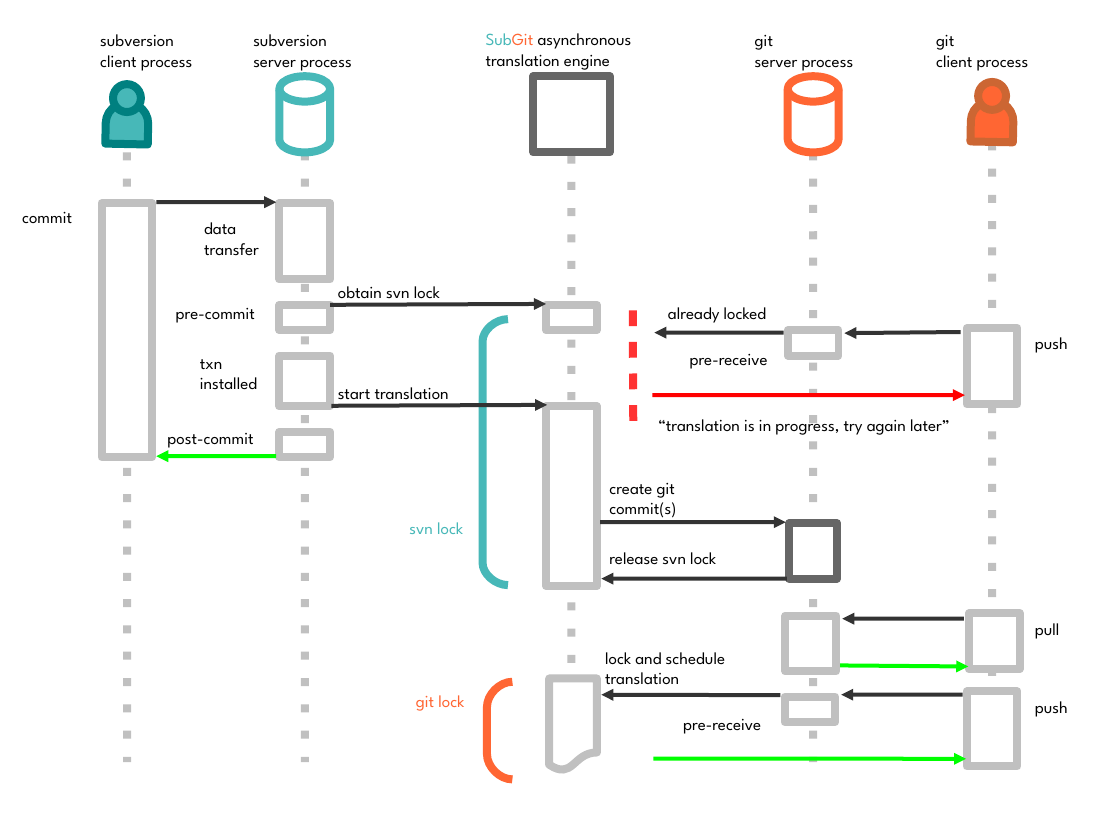
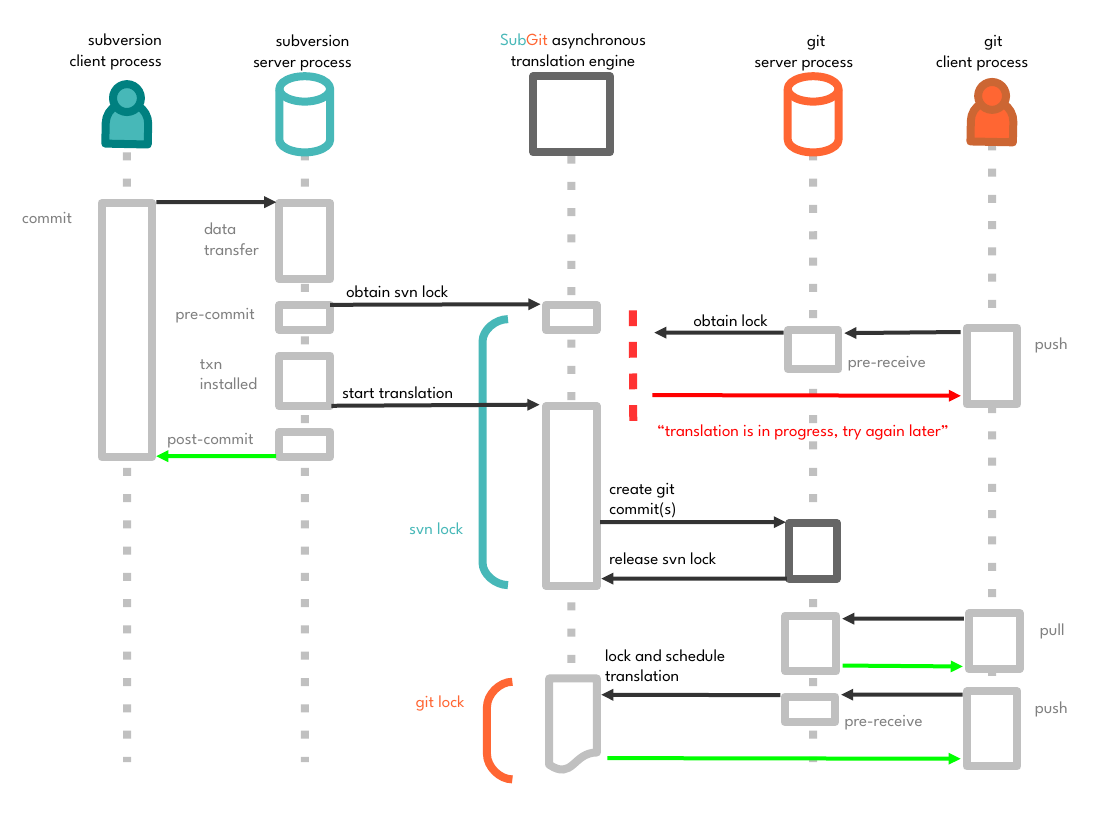
Before and after one commit to vs/subgit-book, a slide deck: slide 5 of subgit-book.odp (slide 3 before the commit). Drawn at 1120x840 pixels with LibreOffice and Linux fonts; fonts in the diff are those of the drawing. Boxes give left, top, right and bottom in pixels: in the first picture for what was removed or moved away, otherwise in the second. Text is boxed around its words. In the diff, an @@ line names an element or a change of style, - is before the commit and + after.

```diff
--- a/subgit-book.odp
+++ b/subgit-book.odp
@@ text "subversion": place and size @@
-text "subversion" at box(100, 34, 193, 71)
+text "subversion" at box(70, 33, 162, 70)
@@ text "SubGit asynchronous" at box(500, 33, 646, 70): alignment left to centre @@
@@ text at box(88, 33, 162, 46): alignment left to centre @@
@@ text at box(276, 34, 350, 47): alignment left to centre @@
@@ text at box(807, 35, 825, 50): alignment left to centre @@
@@ text at box(984, 35, 1002, 50): alignment left to centre @@
@@ text "obtain svn lock": place and size @@
-text "obtain svn lock" at box(338, 286, 440, 304)
+text "obtain svn lock" at box(346, 285, 448, 303)
@@ arrow moved from (330, 305) - (546, 304) to (330, 305) - (541, 304) @@
@@ text removed at box(668, 307, 767, 323) @@
-already locked
@@ text added at box(694, 314, 768, 332), 12 pt, text #000000 @@
+obtain lock
@@ rectangle: place and size @@
-rectangle at box(788, 330, 838, 356)
+rectangle at box(788, 330, 838, 369)
@@ text "pre-receive": place and size @@
-text "pre-receive" at box(690, 354, 768, 369)
+text "pre-receive" at box(848, 356, 926, 371)
@@ text "start translation": place and size @@
-text "start translation" at box(338, 387, 449, 405)
+text "start translation" at box(342, 386, 453, 404)
@@ arrow moved from (331, 406) - (548, 406) to (331, 406) - (540, 405) @@
@@ text "“translation is in progress, try ..." at box(657, 419, 948, 442): text colour #000000 to #FF0000 @@
@@ arrow moved from (652, 395) - (966, 395) to (652, 395) - (961, 396) @@
@@ text "lock and schedule" rewrapped from box(605, 652, 725, 690) to box(605, 649, 725, 682) @@
@@ arrow moved from (841, 666) - (969, 667) to (843, 666) - (963, 667) @@
@@ text colour #000000 to #808080 in 10 elements at box(204, 222, 259, 255), box(176, 308, 255, 323), box(200, 359, 257, 389), box(167, 433, 253, 448), box(1035, 701, 1068, 717), box(1035, 337, 1068, 353), box(22, 212, 72, 223), box(1040, 623, 1065, 639), box(848, 356, 926, 371), box(845, 715, 923, 730) @@
@@ text "pre-receive": place and size @@
-text "pre-receive" at box(683, 719, 761, 734)
+text "pre-receive" at box(845, 715, 923, 730)
@@ arrow moved from (654, 759) - (967, 759) to (608, 758) - (960, 759) @@
```
Also in this commit, not shown: 3 other slides changed, 2 slides added, 7 other files.
